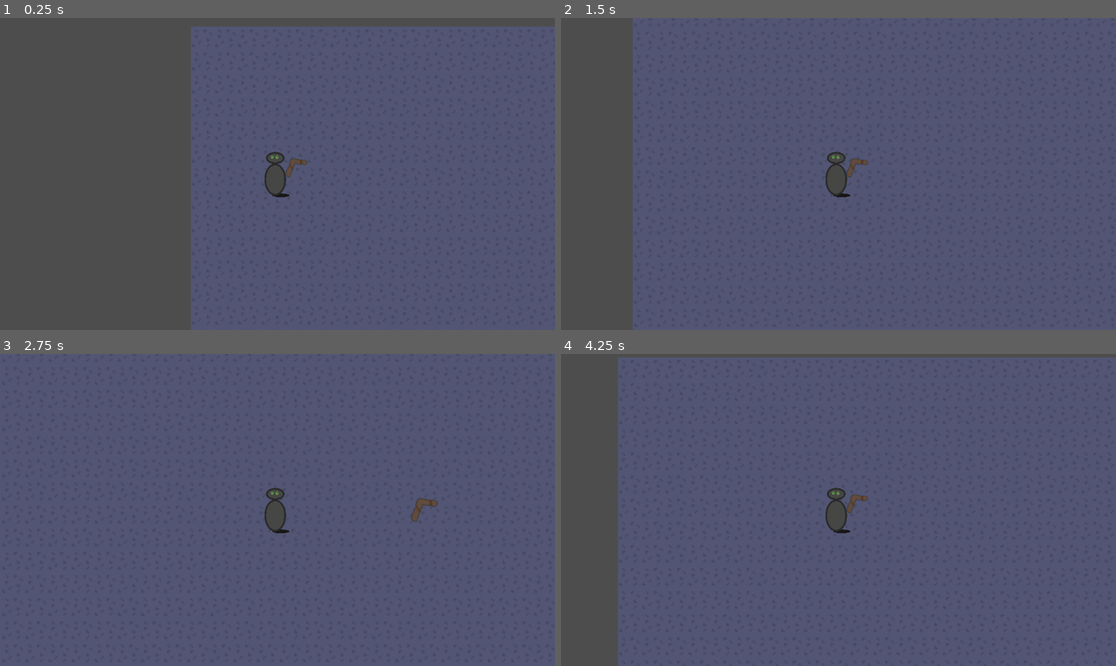
Above: before the commit, frames 1-4 (two rows, left to right).
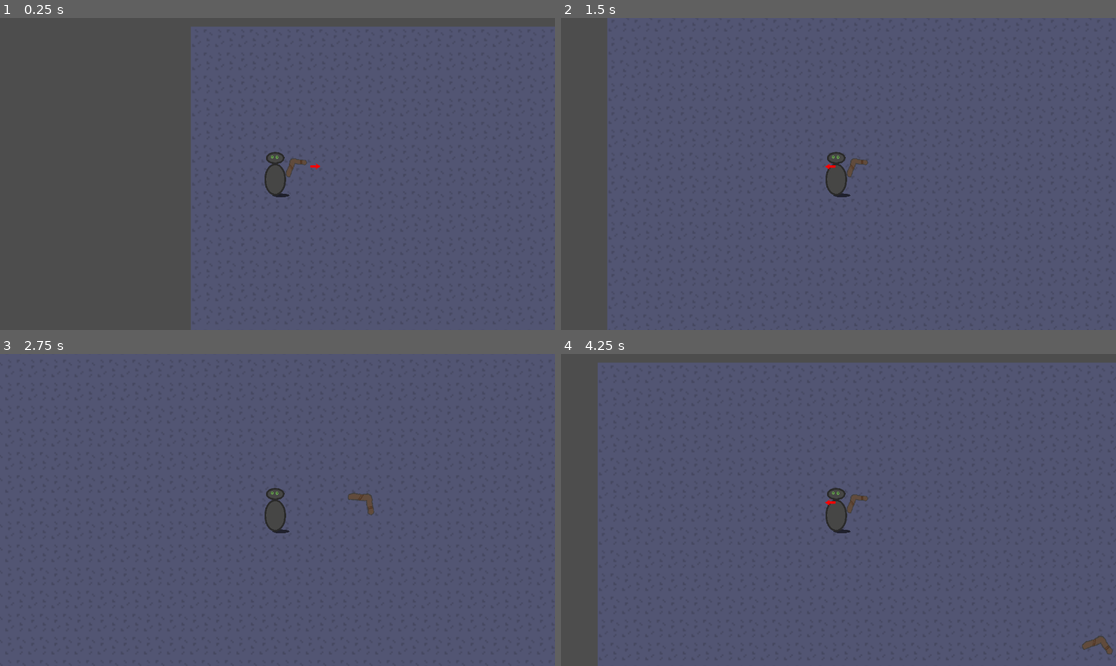
Above: after the commit, the same moments.

Repository: Jacob-Hawksley/Boomerang-Battleground
Game: Godot game, scene res://node.tscn
Two runs of this game, one before a commit and one after it. Both use one fixed random seed, a clock stepped at 60 frames per second and the inputs below.
Inputs:
- Up to frame 1 (0.25 s): no input
- Up to frame 2 (1.5 s): tap Enter at 0.5 s; hold D (right) 0.53-1.28 s; tap Down (aimdown, bound only after the commit) at 0.6 s; tap Left (aimleft, bound only after the commit) at 0.8, 1.35 s; hold S (down) from 1.28 s (still down)
- Up to frame 3 (2.75 s): tap Right (aimright, bound only after the commit) at 1.55, 2.1 s; tap Space (shoot) at 2 s; release S (down) at 2.03 s; hold D (right) from 2.03 s (still down); tap Up (aimup, bound only after the commit) at 2.3 s
- Up to frame 4 (4.25 s): release D (right) at 2.78 s; hold W (up) 2.78-3.53 s; tap Up (aimup, bound only after the commit) at 2.85 s; tap Down (aimdown, bound only after the commit) at 3.05 s; hold A (left) from 3.53 s (still down); tap Space (shoot) at 3.6 s; tap Left (aimleft, bound only after the commit) at 3.8 s

The runs differ from the first frame. In frame 1, less than 0.1% of the frame differs, in the area x 55-58%, y 46-49%; in frame 2, 4.4%; in frame 3, 0.3%; in frame 4, 4.9%, in the area x 6-100%, y 1-100%.

Commit message:
Added projectile targeting and returning boomerangs

Diff:
--- /dev/null
+++ b/arrow.gd
@@ -0,0 +1,14 @@
+extends Sprite2D
+
+
+# Called when the node enters the scene tree for the first time.
+func _ready() -> void:
+	pass # Replace with function body.
+
+
+# Called every frame. 'delta' is the elapsed time since the previous frame.
+func _process(delta: float) -> void:
+	if Main.thrown == true:
+		visible = false
+	else:
+		visible = true
--- a/boomerang.gd
+++ b/boomerang.gd
@@ -1 +1,4 @@
 extends AnimatedSprite2D
+
+func _process(delta: float) -> void:
+	rotate(0.03)
--- a/boomerang_area.gd
+++ b/boomerang_area.gd
@@ -1,11 +1,20 @@
 extends Area2D
 
 var speed = 750
+var needtoturn = true
+var timepassed = 0
+func _physics_process(delta: float) -> void:
+	if timepassed > 0.3 and speed > 15 and needtoturn == true:
+		speed *= 0.96
+	if speed <= 15 and needtoturn == true:
+		needtoturn = false
+		rotation_degrees -= 180
+	if speed < 750 and needtoturn == false:
+		speed *= 1.04
+
+	position += transform.x * speed * delta
+	timepassed += delta
 
 
-func _physics_process(delta: float) -> void:
-	position += transform.x * speed * delta
-
-
-func _on_Bullet_body_entered(body):
+func _on_body_entered(body: Node2D) -> void:
 	queue_free()
--- a/bullet.tscn
+++ b/bullet.tscn
@@ -19,6 +19,8 @@
 }]
 
 [node name="Bullet" type="Area2D"]
+collision_layer = 2
+collision_mask = 2
 script = ExtResource("1_t4vbm")
 
 [node name="CollisionShape2D" type="CollisionShape2D" parent="."]
@@ -28,3 +30,5 @@
 [node name="Boomerang" type="AnimatedSprite2D" parent="."]
 sprite_frames = SubResource("SpriteFrames_dmkrw")
 script = ExtResource("3_b7duk")
+
+[connection signal="body_entered" from="." to="." method="_on_body_entered"]
--- /dev/null
+++ b/marker_2d.gd
@@ -0,0 +1,13 @@
+extends Marker2D
+
+
+# Called when the node enters the scene tree for the first time.
+func _ready() -> void:
+	pass # Replace with function body.
+
+
+# Called every frame. 'delta' is the elapsed time since the previous frame.
+func _process(delta: float) -> void:
+	var aimdirection = Input.get_vector('aimleft','aimright','aimup','aimdown')
+	if aimdirection != Vector2.ZERO:
+		rotation = aimdirection.angle()
--- a/node.tscn
+++ b/node.tscn
@@ -6,7 +6,10 @@
 [ext_resource type="Texture2D" uid="uid://cobxxxax00m0d" path="res://player.png" id="2_j2q8x"]
 [ext_resource type="Texture2D" uid="uid://daoryqx8v5eq5" path="res://boomerang.png" id="5_qn3nj"]
 [ext_resource type="Script" uid="uid://csl12rbrtwqlq" path="res://player_boomerang.gd" id="6_l6pdb"]
+[ext_resource type="Script" uid="uid://dipgrvg52c0r1" path="res://marker_2d.gd" id="7_l6pdb"]
 [ext_resource type="PackedScene" uid="uid://dc5pldnfo6251" path="res://bullet.tscn" id="7_qn3nj"]
+[ext_resource type="Texture2D" uid="uid://dh4xn6rsus3gk" path="res://Arrow.png" id="8_r657h"]
+[ext_resource type="Script" uid="uid://dxs02jn58y0bt" path="res://arrow.gd" id="9_f0urt"]
 
 [sub_resource type="TileSetAtlasSource" id="TileSetAtlasSource_j2q8x"]
 texture = ExtResource("1_sy5k4")
@@ -32,10 +35,10 @@
 }]
 
 [sub_resource type="RectangleShape2D" id="RectangleShape2D_112p8"]
-size = Vector2(20, 1200)
+size = Vector2(103.5, 1200)
 
 [sub_resource type="RectangleShape2D" id="RectangleShape2D_e2u21"]
-size = Vector2(1715, 24)
+size = Vector2(1978, 91)
 
 [node name="Main" type="Node"]
 script = ExtResource("1_tda05")
@@ -69,6 +72,14 @@
 
 [node name="Marker2D" type="Marker2D" parent="Player"]
 position = Vector2(210.8, 290.4)
+script = ExtResource("7_l6pdb")
+
+[node name="arrow" type="Sprite2D" parent="Player/Marker2D"]
+position = Vector2(47.2, 0)
+rotation = 1.5708
+scale = Vector2(0.115196, 0.115196)
+texture = ExtResource("8_r657h")
+script = ExtResource("9_f0urt")
 
 [node name="Bullet" parent="Player" instance=ExtResource("7_qn3nj")]
 position = Vector2(114, -1026)
@@ -76,19 +87,20 @@
 [node name="Out of bounds" type="Node" parent="."]
 
 [node name="StaticBody2D" type="StaticBody2D" parent="Out of bounds"]
+collision_layer = 3
 
 [node name="CollisionShape2D" type="CollisionShape2D" parent="Out of bounds/StaticBody2D"]
-position = Vector2(-12, 598)
+position = Vector2(-44.5, 598)
 shape = SubResource("RectangleShape2D_112p8")
 
 [node name="CollisionShape2D2" type="CollisionShape2D" parent="Out of bounds/StaticBody2D"]
-position = Vector2(1686, 600)
+position = Vector2(1725.25, 597)
 shape = SubResource("RectangleShape2D_112p8")
 
 [node name="CollisionShape2D3" type="CollisionShape2D" parent="Out of bounds/StaticBody2D"]
-position = Vector2(838.5, -10)
+position = Vector2(859, -43.5)
 shape = SubResource("RectangleShape2D_e2u21")
 
 [node name="CollisionShape2D4" type="CollisionShape2D" parent="Out of bounds/StaticBody2D"]
-position = Vector2(837, 1210)
+position = Vector2(860, 1233)
 shape = SubResource("RectangleShape2D_e2u21")
--- a/project.godot
+++ b/project.godot
@@ -28,30 +28,55 @@
 left={
 "deadzone": 0.2,
 "events": [Object(InputEventKey,"resource_local_to_scene":false,"resource_name":"","device":-1,"window_id":0,"alt_press …(191 unchanged characters)…
-, Object(InputEventKey,"resource_local_to_scene":false,"resource_name":"","device":-1,"window_id":0,"alt_pressed":false,"shift_pressed":false,"ctrl_pressed":false,"meta_pressed":false,"pressed":false,"keycode":0,"physical_keycode":4194319,"key_label":0,"unicode":0,"location":0,"echo":false,"script":null)
+, Object(InputEventJoypadMotion,"resource_local_to_scene":false,"resource_name":"","device":-1,"axis":0,"axis_value":-1.0,"script":null)
 ]
 }
 right={
 "deadzone": 0.2,
 "events": [Object(InputEventKey,"resource_local_to_scene":false,"resource_name":"","device":-1,"window_id":0,"alt_press …(192 unchanged characters)…
-, Object(InputEventKey,"resource_local_to_scene":false,"resource_name":"","device":-1,"window_id":0,"alt_pressed":false,"shift_pressed":false,"ctrl_pressed":false,"meta_pressed":false,"pressed":false,"keycode":0,"physical_keycode":4194321,"key_label":0,"unicode":0,"location":0,"echo":false,"script":null)
+, Object(InputEventJoypadMotion,"resource_local_to_scene":false,"resource_name":"","device":-1,"axis":0,"axis_value":1.0,"script":null)
 ]
 }
 up={
 "deadzone": 0.2,
 "events": [Object(InputEventKey,"resource_local_to_scene":false,"resource_name":"","device":-1,"window_id":0,"alt_press …(192 unchanged characters)…
-, Object(InputEventKey,"resource_local_to_scene":false,"resource_name":"","device":-1,"window_id":0,"alt_pressed":false,"shift_pressed":false,"ctrl_pressed":false,"meta_pressed":false,"pressed":false,"keycode":0,"physical_keycode":4194320,"key_label":0,"unicode":0,"location":0,"echo":false,"script":null)
+, Object(InputEventJoypadMotion,"resource_local_to_scene":false,"resource_name":"","device":-1,"axis":1,"axis_value":-1.0,"script":null)
 ]
 }
 down={
 "deadzone": 0.2,
 "events": [Object(InputEventKey,"resource_local_to_scene":false,"resource_name":"","device":-1,"window_id":0,"alt_press …(192 unchanged characters)…
-, Object(InputEventKey,"resource_local_to_scene":false,"resource_name":"","device":-1,"window_id":0,"alt_pressed":false,"shift_pressed":false,"ctrl_pressed":false,"meta_pressed":false,"pressed":false,"keycode":0,"physical_keycode":4194322,"key_label":0,"unicode":0,"location":0,"echo":false,"script":null)
+, Object(InputEventJoypadMotion,"resource_local_to_scene":false,"resource_name":"","device":-1,"axis":1,"axis_value":1.0,"script":null)
 ]
 }
 shoot={
 "deadzone": 0.2,
 "events": [Object(InputEventKey,"resource_local_to_scene":false,"resource_name":"","device":-1,"window_id":0,"alt_press …(191 unchanged characters)…
+, Object(InputEventJoypadButton,"resource_local_to_scene":false,"resource_name":"","device":-1,"button_index":0,"pressure":0.0,"pressed":true,"script":null)
+]
+}
+aimleft={
+"deadzone": 0.2,
+"events": [Object(InputEventKey,"resource_local_to_scene":false,"resource_name":"","device":-1,"window_id":0,"alt_pressed":false,"shift_pressed":false,"ctrl_pressed":false,"meta_pressed":false,"pressed":false,"keycode":0,"physical_keycode":4194319,"key_label":0,"unicode":0,"location":0,"echo":false,"script":null)
+, Object(InputEventJoypadMotion,"resource_local_to_scene":false,"resource_name":"","device":-1,"axis":2,"axis_value":-1.0,"script":null)
+]
+}
+aimright={
+"deadzone": 0.2,
+"events": [Object(InputEventKey,"resource_local_to_scene":false,"resource_name":"","device":-1,"window_id":0,"alt_pressed":false,"shift_pressed":false,"ctrl_pressed":false,"meta_pressed":false,"pressed":false,"keycode":0,"physical_keycode":4194321,"key_label":0,"unicode":0,"location":0,"echo":false,"script":null)
+, Object(InputEventJoypadMotion,"resource_local_to_scene":false,"resource_name":"","device":-1,"axis":2,"axis_value":1.0,"script":null)
+]
+}
+aimup={
+"deadzone": 0.2,
+"events": [Object(InputEventKey,"resource_local_to_scene":false,"resource_name":"","device":-1,"window_id":0,"alt_pressed":false,"shift_pressed":false,"ctrl_pressed":false,"meta_pressed":false,"pressed":false,"keycode":0,"physical_keycode":4194320,"key_label":0,"unicode":0,"location":0,"echo":false,"script":null)
+, Object(InputEventJoypadMotion,"resource_local_to_scene":false,"resource_name":"","device":-1,"axis":3,"axis_value":-1.0,"script":null)
+]
+}
+aimdown={
+"deadzone": 0.2,
+"events": [Object(InputEventKey,"resource_local_to_scene":false,"resource_name":"","device":-1,"window_id":0,"alt_pressed":false,"shift_pressed":false,"ctrl_pressed":false,"meta_pressed":false,"pressed":false,"keycode":0,"physical_keycode":4194322,"key_label":0,"unicode":0,"location":0,"echo":false,"script":null)
+, Object(InputEventJoypadMotion,"resource_local_to_scene":false,"resource_name":"","device":-1,"axis":3,"axis_value":1.0,"script":null)
 ]
 }
 
Binary file added: Arrow.png
Not shown, added: Arrow.png.import
Not shown, added: arrow.gd.uid
Not shown, added: marker_2d.gd.uid
Not shown: 1 places in node.tscn that only renumber resources
Binary file changed: player.png
